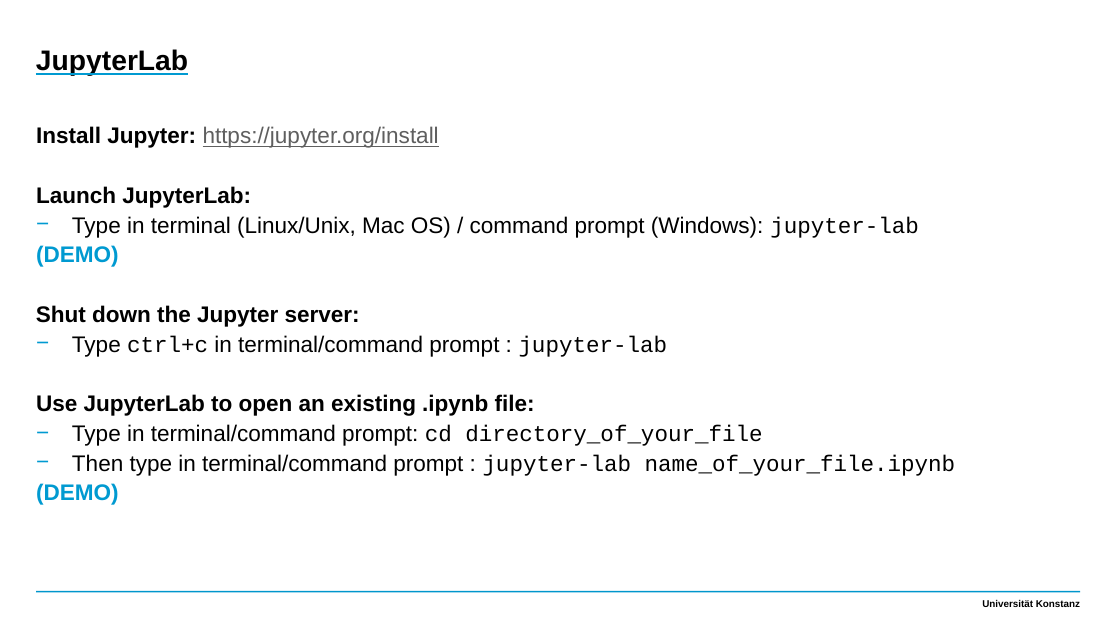
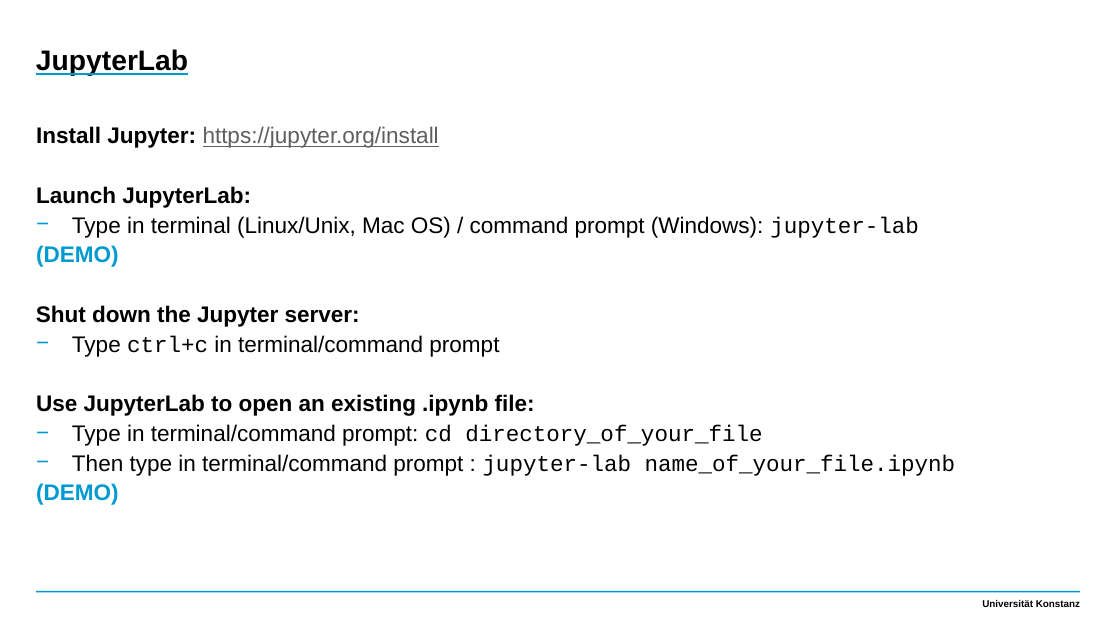
Before and after one commit to qi-yu/teaching-materials-python, a slide deck: slide 9 of slides/1_introduction.pptx. Drawn at 1120x630 pixels with LibreOffice and Linux fonts; fonts in the diff are those of the drawing. Boxes give left, top, right and bottom in pixels: in the first picture for what was removed or moved away, otherwise in the second. Text is boxed around its words. In the diff, an @@ line names an element or a change of style, - is before the commit and + after.

Commit message:
minor correction

```diff
--- a/slides/1_introduction.pptx
+++ b/slides/1_introduction.pptx
@@ text at bbox=[72, 335, 499, 357]: text changed @@
-    − Type ctrl+c in terminal/command prompt : jupyter-lab
+    − Type ctrl+c in terminal/command prompt
```
